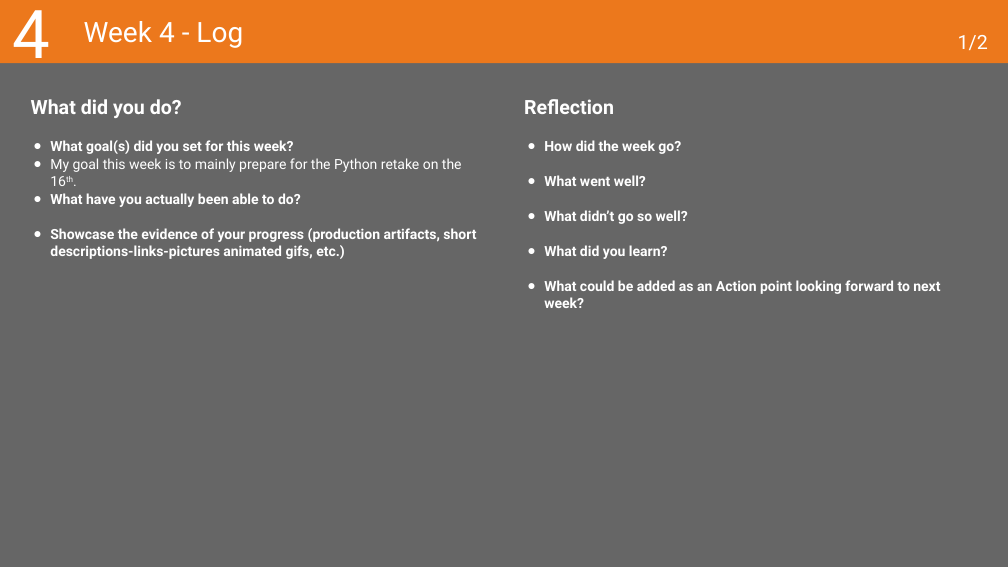
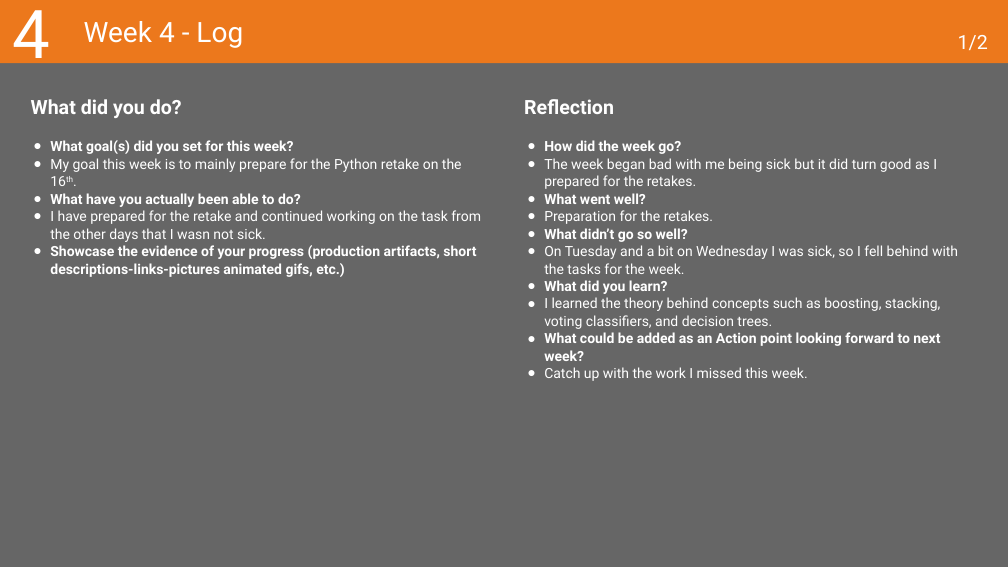
Before and after one commit to MaksBurchard240894/HFG7, a slide deck: slide 15 of Deliverables/Learning Log - Y1B-2024-25_ADSAI.pptx. Drawn at 1008x567 pixels with LibreOffice and Linux fonts; fonts in the diff are those of the drawing. Boxes give left, top, right and bottom in pixels: in the first picture for what was removed or moved away, otherwise in the second. Text is boxed around its words. In the diff, an @@ line names an element or a change of style, - is before the commit and + after.

```diff
--- a/Deliverables/Learning Log - Y1B-2024-25_ADSAI.pptx
+++ b/Deliverables/Learning Log - Y1B-2024-25_ADSAI.pptx
@@ text at <box>544,158,937,189</box>: paragraph added @@
+● The week began bad with me being sick but it did turn good as I prepared for the retakes.
@@ text at <box>50,210,481,242</box>: paragraph added @@
+● I have prepared for the retake and continued working on the task from the other days that I wasn not sick.
@@ text at <box>544,210,713,224</box>: paragraph added @@
+● Preparation for the retakes.
@@ text at <box>544,245,958,274</box>: paragraph added @@
+● On Tuesday and a bit on Wednesday I was sick, so I fell behind with the tasks for the week.
@@ text at <box>544,297,940,329</box>: paragraph added @@
+● I learned the theory behind concepts such as boosting, stacking, voting classifiers, and decision trees.
@@ text at <box>544,367,808,381</box>: paragraph added @@
+● Catch up with the work I missed this week.
```
Also in this commit, not shown: 1 other slide changed, 5 other files.
